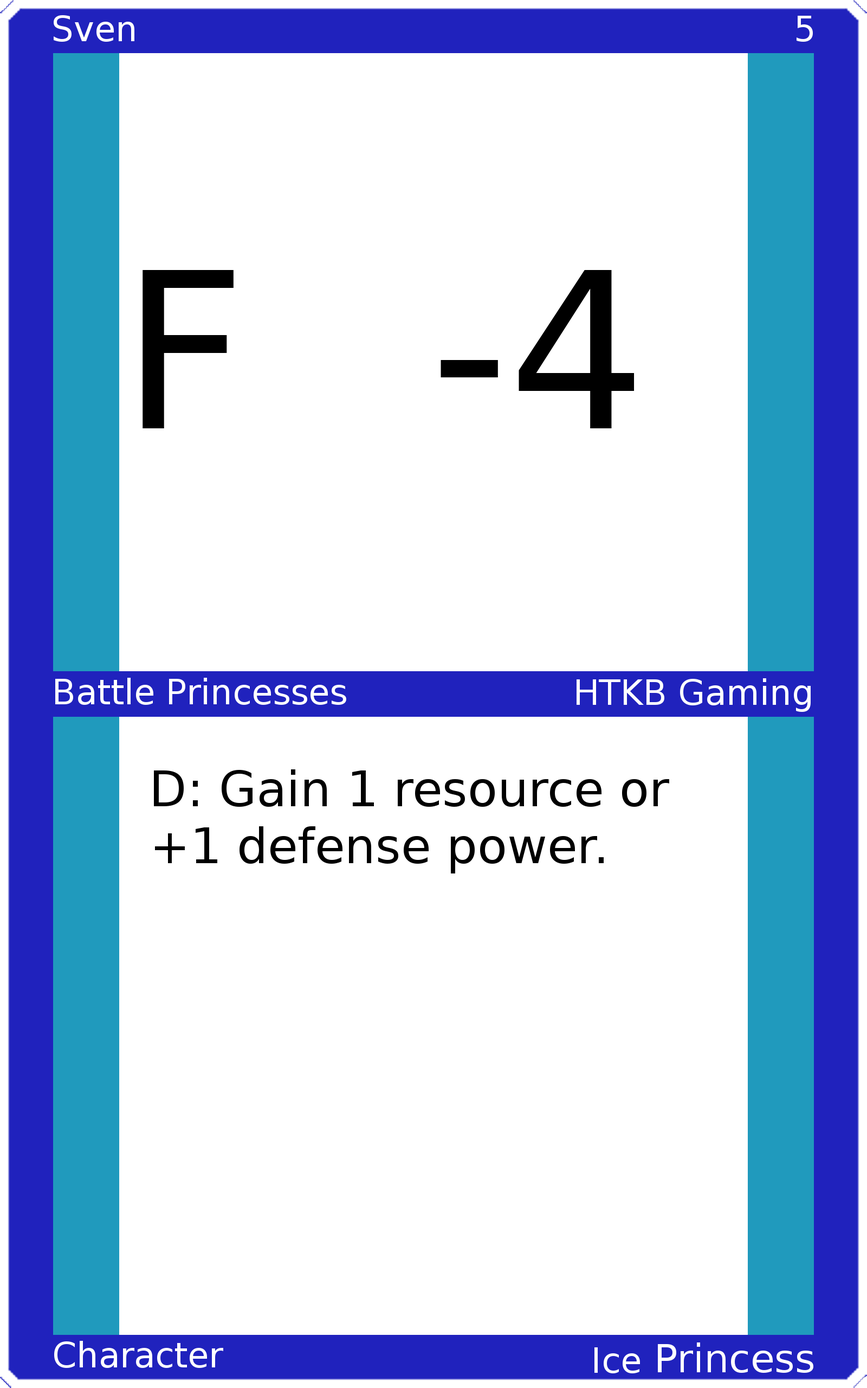
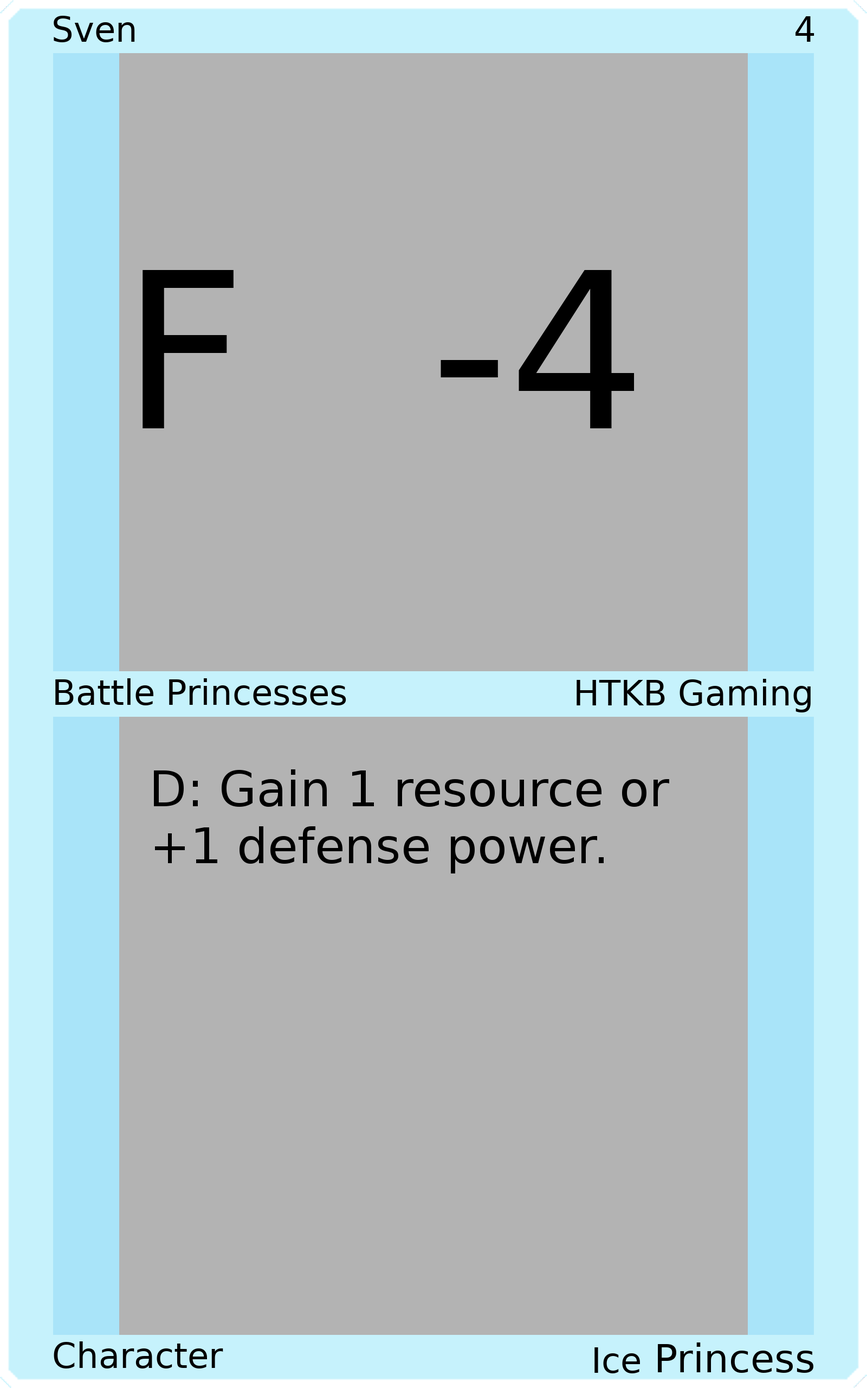
Layered file, before and after one edit (867x1388). Changes by layer:
painted on "Upper Left" over [53, 15, 135, 43]
painted on "Upper Right" over [795, 15, 815, 42]
painted on "Mid Left" over [55, 677, 347, 706]
painted on "Mid Right" over [576, 678, 811, 713]
painted on "Bottom Left" over [53, 1340, 224, 1369]
painted on "Bottom Right" over [594, 1342, 814, 1373]
painted on "Border" over [0, 0, 867, 1388]
painted on "Top Background" over [119, 52, 748, 673]
painted on "Bottom Background" over [119, 715, 748, 1336]
painted on "Background" over [35, 35, 832, 1352]
